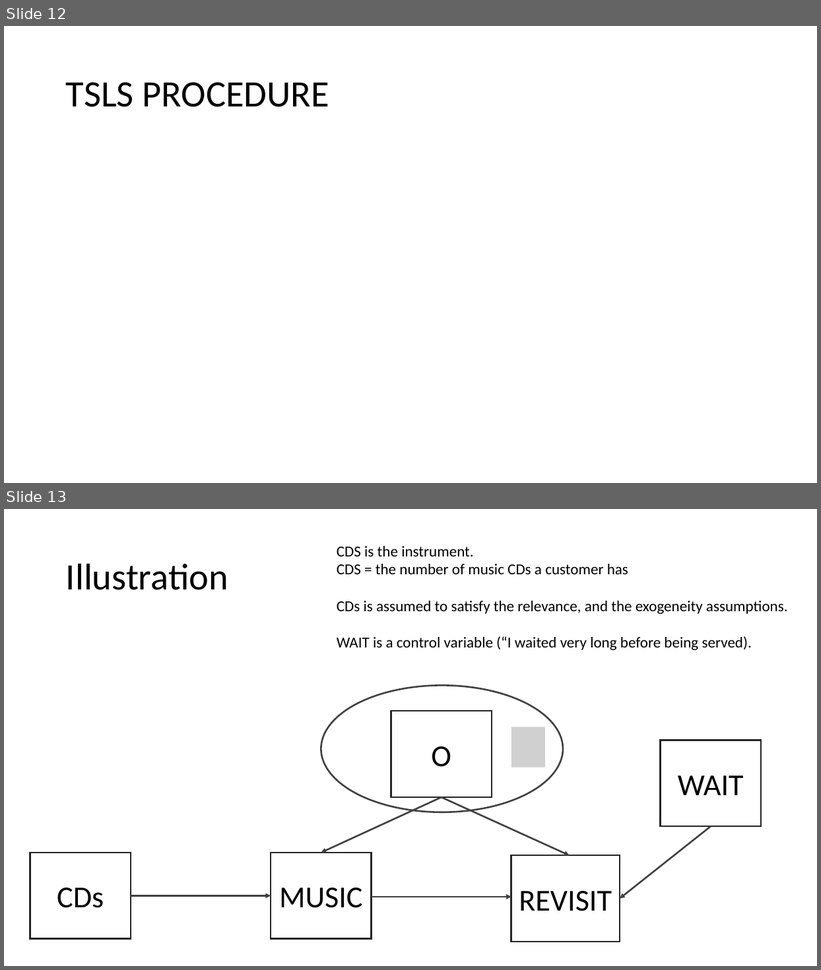
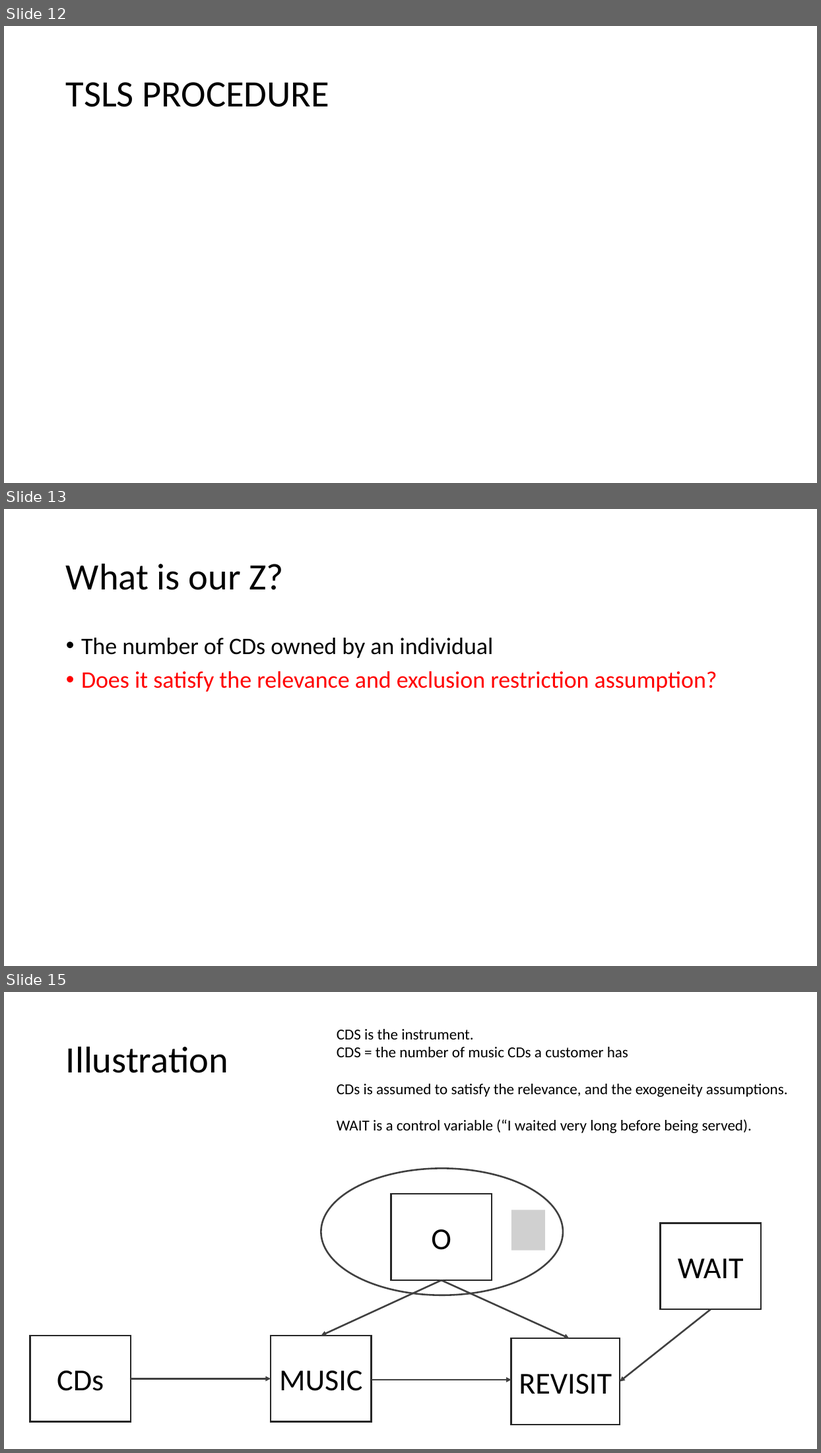
Before and after one commit to ahdar1/FIA, a slide deck: Endogeneity.pptx. Shown one above the other, each under a label of ours: slides 12 and 13 before the commit, slides 12, 13 and 15 after it; the slides between them are not shown. The pictures are 821x970 and 821x1453 pixels, drawn with LibreOffice and Linux fonts; fonts in the diff are those of the drawing; grey boxes stand for pictures. Boxes give left, top, right and bottom in pixels: in the first picture for what was removed or moved away, otherwise in the second. Text is boxed around its words. In the diff, an @@ line names an element or a change of style, - is before the commit and + after.

```diff
--- a/Endogeneity.pptx
+++ b/Endogeneity.pptx
@@ slide 13 added at (4, 509, 817, 966), background #FFFFFF @@
@@ title added at (66, 563, 284, 590), 44 pt, text #000000 @@
+What is our Z?
@@ text added at (81, 638, 717, 692), 28 pt, text #FF0000 @@
+• The number of CDs owned by an individual
+• Does it satisfy the relevance and exclusion restriction assumption?
@@ what was slide 13 is now slide 15 @@
```
Also in this commit, not shown: 2 slides changed, 1 other slide added.
